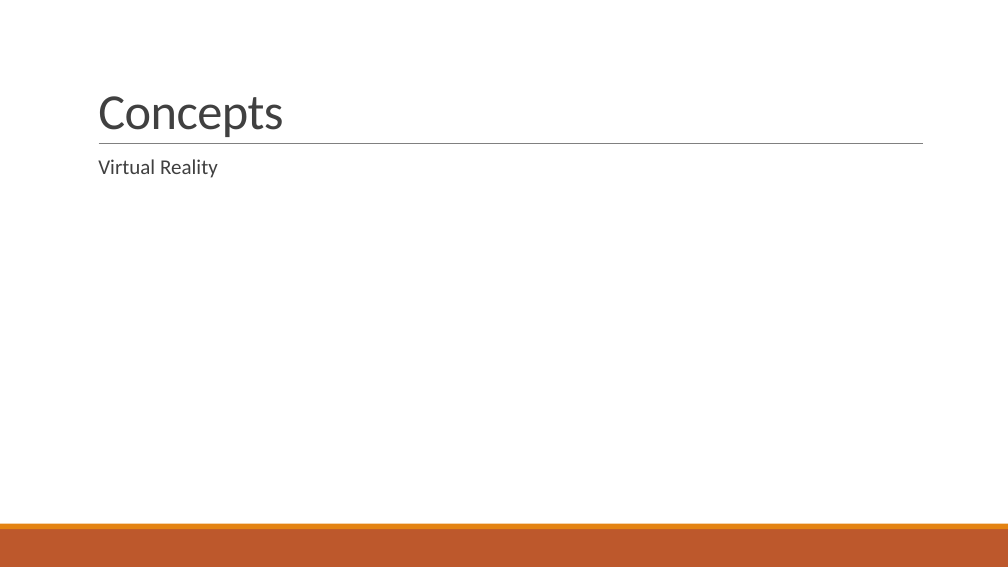
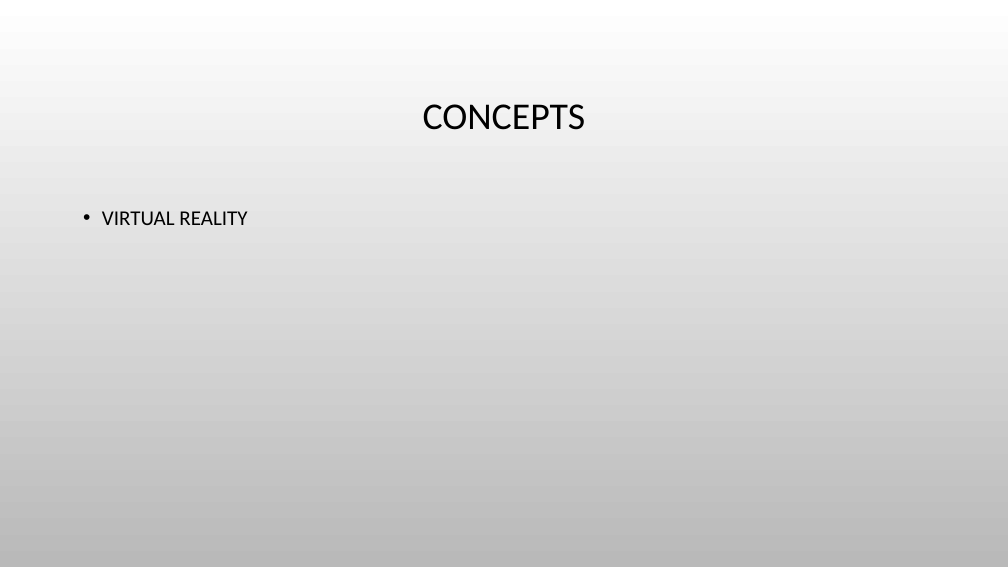
Before and after one commit to duanxiaoyun/ppaperssss, a slide deck: slide 3 of bi_ye_lun_wen/Development and Evaluation of Mixed Reality Educational Applications.pptx. Drawn at 1008x567 pixels with LibreOffice and Linux fonts; fonts in the diff are those of the drawing; background and template pictures are left out. Boxes give left, top, right and bottom in pixels: in the first picture for what was removed or moved away, otherwise in the second. Text is boxed around its words. In the diff, an @@ line names an element or a change of style, - is before the commit and + after.

```diff
--- a/bi_ye_lun_wen/Development and Evaluation of Mixed Reality Educational Applications.pptx
+++ b/bi_ye_lun_wen/Development and Evaluation of Mixed Reality Educational Applications.pptx
@@ background #FFFFFF to picture (left out) @@
@@ title "CONCEPTS" at (423,104,586,130): vertical alignment bottom to middle @@
@@ title at (423,104,586,130): text changed; size 48 to 36 pt; text colour #404040 to #000000 @@
-Concepts
+CONCEPTS
@@ line removed from (99, 144) to (923, 144) @@
@@ text at (102,211,247,225): text changed; text colour #404040 to #000000 @@
-  Virtual Reality
+• VIRTUAL REALITY
@@ rectangle removed at (0,529,1008,567) @@
@@ rectangle removed at (0,524,1008,529) @@
```
Also in this commit, not shown: 2 other slides changed, 8 slides added, 8 slides removed, 1 other file.
